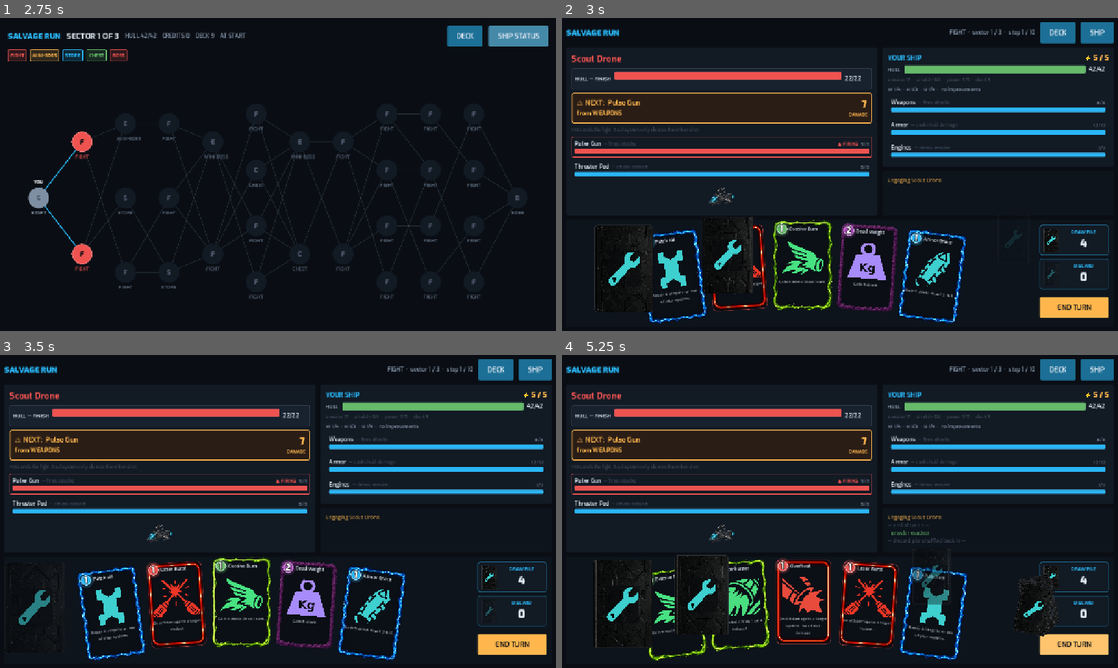
Above: before the commit, frames 1-4 (two rows, left to right).
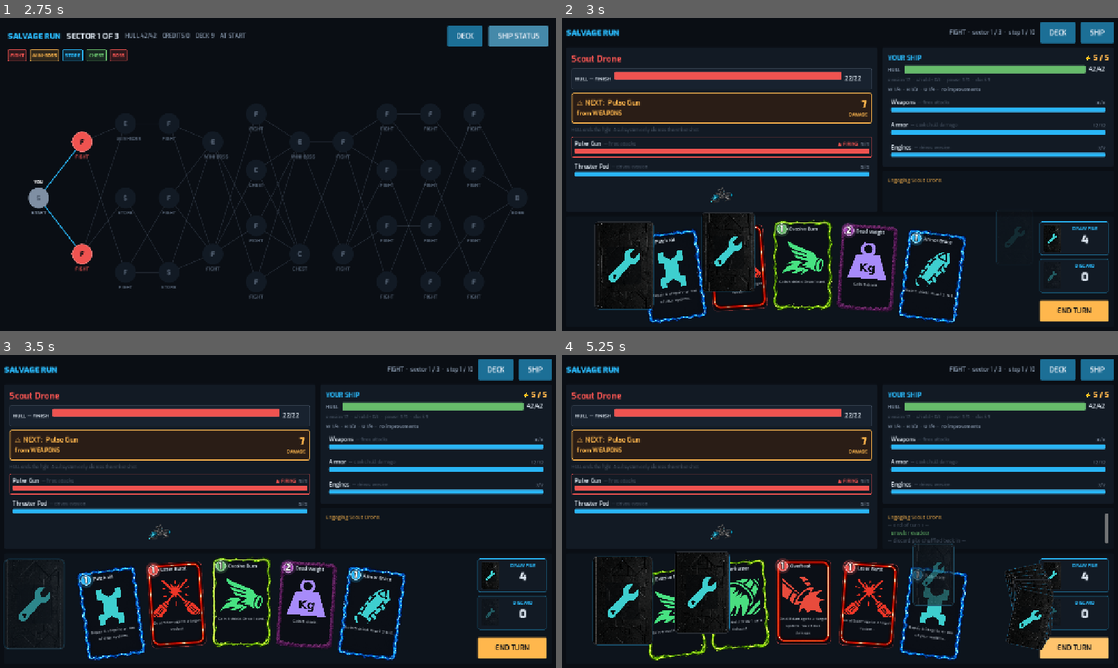
Above: after the commit, the same moments.

Repository: thegliffy/salvage-run
Game: Godot game, scene res://scenes/title.tscn
Two runs of this game, one before a commit and one after it. Both use one fixed random seed, a clock stepped at 60 frames per second and the inputs below.
Inputs:
- Up to frame 1 (2.75 s): click "STEAL" at 0.5 s; click "DECK" at 1.25 s; click "SHIP STATUS" at 2 s
- Up to frame 2 (3 s): click "F" at 2.75 s
- Up to frame 3 (3.5 s): no input
- Up to frame 4 (5.25 s): click "DECK" at 3.5 s; click "SHIP" at 4.25 s; click "END TURN" at 5 s

Frame 1 is identical in both runs. In frame 2, 1.9% of the frame differs, in the area x 5-99%, y 54-98%; in frame 3, 1.3%; in frame 4, 2.7%, in the area x 5-99%, y 50-98%.

Commit message:
Make play ghosts show the card and spread the shuffle ribbon
Play ghosts now keep an opaque face plus name/icon under the kind frame
instead of a hollow neon outline. Shuffle starts more spaced and fans
farther left. Interim card back fill is lighter so 70px ghosts read as
cards. Shot pass captures one play at a time.

Co-authored-by: thegliffy <thegliffy@users.noreply.github.com>

Diff:
--- a/src/core/shot_runner.gd
+++ b/src/core/shot_runner.gd
@@ -16,6 +16,8 @@
 		DisplayServer.window_set_mode(DisplayServer.WINDOW_MODE_WINDOWED)
 		DisplayServer.window_set_size(win_size)
 	await host.get_tree().process_frame
+
+	var fx_only := OS.get_cmdline_user_args().has("--fx-only")
 
 	await _settle(host, 25)
 	await _capture(host, out_dir + "/01-title.png")
@@ -98,16 +100,29 @@
 				# Presentation-only: do not wait on a real empty-pile reshuffle.
 				CardFx.shuffle(screen._fx_layer, screen._discard_pile_pos(),
 					screen._draw_pile_pos())
-				await host.get_tree().create_timer(0.28).timeout
+				for i in 6:
+					await host.get_tree().create_timer(0.09).timeout
+					await _capture(host, "%s/FX-shuffle-%02d.png" % [out_dir, i])
+				await host.get_tree().create_timer(0.55).timeout
 				await _capture(host, "%s/FX-shuffle.png" % out_dir)
 				seen["shuffle_fx"] = true
-			screen._debug_autoplay_turn()
 			if not _fx_done:
+				# One card, so the play ghost is not buried under autoplay spam.
+				_debug_play_one_hull(screen)
+				await host.get_tree().create_timer(0.16).timeout
+				await _capture(host, "%s/FX-midplay.png" % out_dir)
+				for i in 5:
+					await host.get_tree().create_timer(0.10).timeout
+					await _capture(host, "%s/FX-play-%02d.png" % [out_dir, i])
 				await host.get_tree().create_timer(0.20).timeout
-				await _capture(host, "%s/FX-midplay.png" % out_dir)
-				await host.get_tree().create_timer(0.45).timeout
+				screen._debug_autoplay_turn()
+				await host.get_tree().create_timer(0.28).timeout
 				await _capture(host, "%s/FX-drawing.png" % out_dir)
 				_fx_done = true
+				if fx_only:
+					print("[shots] fx-only written to ", out_dir)
+					host.get_tree().quit()
+					return
 			await _settle(host, 6)
 		elif name == "reward_screen.gd":
 			if not seen.has("reward"):
@@ -153,6 +168,20 @@
 	print("[shots] written to ", out_dir)
 	host.get_tree().quit()
 
+static func _debug_play_one_hull(screen: Node) -> void:
+	if screen == null or screen.combat == null:
+		return
+	if screen.combat.phase != CombatController.Phase.PLAYER:
+		return
+	for card in screen.combat.deck.hand.duplicate():
+		if screen.combat.card_play_cost(card) > screen.combat.player.energy:
+			continue
+		if card.def.needs_target() and not card.def.can_target_hull():
+			continue
+		var t: StringName = &"hull" if card.def.needs_target() else &""
+		screen._play(card, t)
+		return
+
 static func _settle(host: Node, frames: int) -> void:
 	for i in frames:
 		await host.get_tree().process_frame
--- a/src/ui/card_fx.gd
+++ b/src/ui/card_fx.gd
@@ -20,12 +20,12 @@
 const DRAW_STAGGER := 0.08
 const SHUFFLE_TIME := 0.52
 const SHUFFLE_STAGGER := 0.055
-const SHUFFLE_CARDS := 8      # a suggestion of a deck, not one ghost per card
-const SHUFFLE_ARC := 128.0
+const SHUFFLE_CARDS := 7      # a suggestion of a deck, not one ghost per card
+const SHUFFLE_ARC := 168.0
 
 ## Resting size of a pile / shuffle / draw ghost. Same aspect as CardView
 ## (140×208) so backs never stretch. The old 30×42 chips read as blank pips.
-const CARD_BACK := Vector2(70, 104)
+const CARD_BACK := Vector2(70, 104) * 1.15
 
 ## Canonical drop path for AD art. Interim placeholder ships here until then.
 ## TODO(art): replace assets/ui/card_back.png in place (1152×1712, card ratio).
@@ -145,16 +145,16 @@
 		layer.add_child(back)
 		# Peel off the discard in a thin stack so they do not spawn on one pixel.
 		var fan := 0.0 if n <= 1 else (float(i) / float(n - 1) - 0.5) * 2.0
-		var start_at := discard_pos + Vector2(fan * 4.0, -float(i) * 1.6)
+		var start_at := discard_pos + Vector2(fan * 14.0, fan * 10.0 - float(i) * 2.0)
 		_center_on(back, start_at, CARD_BACK)
-		back.rotation = fan * 0.10
+		back.rotation = fan * 0.14
 		back.z_index = i
 
 		# Leftward ribbon into the board (piles sit on the right), then settle.
 		# Deterministic spacing -- random mid-rotations read as a glitch.
-		var apex := discard_pos.lerp(draw_pos, 0.46)
-		apex.x -= SHUFFLE_ARC
-		apex.y += fan * 30.0
+		var apex := discard_pos.lerp(draw_pos, 0.42)
+		apex.x -= SHUFFLE_ARC + abs(fan) * 24.0
+		apex.y += fan * 72.0
 		var from := back.global_position
 		var to := draw_pos - CARD_BACK * 0.5
 		var mid := apex - CARD_BACK * 0.5
@@ -199,36 +199,46 @@
 
 # --- Ghost construction ------------------------------------------------------
 
-## Aspect-correct card back. TextureRect when AD (or the interim PNG) is
-## present; a tinted framed panel otherwise so FX never regresses to a chip.
+## Aspect-correct card back. A raised plate sits under the art so a dark PNG
+## still reads as a card on the combat UI. TextureRect when AD (or the interim
+## PNG) is present; plate-only otherwise.
 static func _card_back() -> Control:
+	var wrap := Control.new()
+	wrap.custom_minimum_size = CARD_BACK
+	wrap.size = CARD_BACK
+	wrap.mouse_filter = Control.MOUSE_FILTER_IGNORE
+	wrap.add_child(_plate(CARD_BACK, UITheme.ACCENT_DIM))
 	var tex := UITheme.card_back_texture()
 	if tex != null:
 		var r := TextureRect.new()
 		r.texture = tex
 		r.expand_mode = TextureRect.EXPAND_IGNORE_SIZE
 		r.stretch_mode = TextureRect.STRETCH_KEEP_ASPECT_CENTERED
-		r.custom_minimum_size = CARD_BACK
-		r.size = CARD_BACK
+		r.set_anchors_preset(Control.PRESET_FULL_RECT)
+		r.offset_left = 0
+		r.offset_top = 0
+		r.offset_right = 0
+		r.offset_bottom = 0
 		r.mouse_filter = Control.MOUSE_FILTER_IGNORE
-		return r
-	return _framed_back()
-
-
-## Interim / missing-art fallback: raised navy panel with an accent rail.
-static func _framed_back() -> Control:
-	var p := PanelContainer.new()
-	p.custom_minimum_size = CARD_BACK
-	p.size = CARD_BACK
-	p.mouse_filter = Control.MOUSE_FILTER_IGNORE
-	p.add_theme_stylebox_override("panel",
-		UITheme.panel(Color("0b0f16"), UITheme.ACCENT, 2, 6, 3))
-	var inner := PanelContainer.new()
-	inner.mouse_filter = Control.MOUSE_FILTER_IGNORE
-	inner.add_theme_stylebox_override("panel",
-		UITheme.panel(UITheme.PANEL_RAISED, UITheme.ACCENT_DIM, 1, 4, 0))
-	p.add_child(inner)
-	return p
+		wrap.add_child(r)
+	return wrap
+
+
+static func _plate(size: Vector2, border: Color,
+		fill: Color = Color("1a2836")) -> Panel:
+	var plate := Panel.new()
+	plate.mouse_filter = Control.MOUSE_FILTER_IGNORE
+	plate.set_anchors_preset(Control.PRESET_FULL_RECT)
+	plate.offset_left = 0
+	plate.offset_top = 0
+	plate.offset_right = 0
+	plate.offset_bottom = 0
+	plate.custom_minimum_size = size
+	plate.add_theme_stylebox_override("panel",
+		UITheme.panel(fill, border, 1, 6, 0))
+	return plate
+
+
 
 
 static func _center_on(node: Control, center: Vector2, size: Vector2) -> void:
@@ -247,8 +257,37 @@
 static func _card_ghost(card: CardInstance, size: Vector2) -> Control:
 	var colour: Color = UITheme.KIND_COLOUR.get(card.def.kind, UITheme.ACCENT)
 
-	# Use the real card frame so the ghost reads as the same object leaving
-	# the hand, not a generic placeholder.
+	# Opaque face + frame, same stack as CardView. The frames are outline-only;
+	# a TextureRect of just the PNG is a hollow neon chip in flight.
+	var wrap := Control.new()
+	wrap.custom_minimum_size = size
+	wrap.size = size
+	wrap.mouse_filter = Control.MOUSE_FILTER_IGNORE
+	wrap.add_child(_plate(size, colour, colour.darkened(0.72)))
+
+	var col := VBoxContainer.new()
+	col.add_theme_constant_override("separation", 6)
+	col.set_anchors_preset(Control.PRESET_FULL_RECT)
+	col.offset_left = size.x * 0.12
+	col.offset_top = size.y * 0.20
+	col.offset_right = -size.x * 0.12
+	col.offset_bottom = -size.y * 0.16
+	col.mouse_filter = Control.MOUSE_FILTER_IGNORE
+	wrap.add_child(col)
+	var title := UITheme.label(card.display_name(), 13, UITheme.TEXT, "SemiBold")
+	title.autowrap_mode = TextServer.AUTOWRAP_WORD_SMART
+	title.horizontal_alignment = HORIZONTAL_ALIGNMENT_CENTER
+	col.add_child(title)
+	var art := UITheme.art("res://assets/icons/" + card.def.icon) if card.def.icon != "" else null
+	if art != null:
+		var tex := TextureRect.new()
+		tex.texture = art
+		tex.expand_mode = TextureRect.EXPAND_IGNORE_SIZE
+		tex.stretch_mode = TextureRect.STRETCH_KEEP_ASPECT_CENTERED
+		tex.size_flags_vertical = Control.SIZE_EXPAND_FILL
+		tex.mouse_filter = Control.MOUSE_FILTER_IGNORE
+		col.add_child(tex)
+
 	var frame_path: String = String(CardView.FRAMES.get(card.def.kind, ""))
 	var frame_art := UITheme.art(frame_path) if frame_path != "" else null
 	if frame_art != null:
@@ -257,37 +296,11 @@
 		lit.expand_mode = TextureRect.EXPAND_IGNORE_SIZE
 		# Size is CardView.CARD_SIZE, which matches the frame ratio.
 		lit.stretch_mode = TextureRect.STRETCH_KEEP_ASPECT_CENTERED
-		lit.custom_minimum_size = size
-		lit.size = size
+		lit.set_anchors_preset(Control.PRESET_FULL_RECT)
+		lit.offset_left = 0
+		lit.offset_top = 0
+		lit.offset_right = 0
+		lit.offset_bottom = 0
 		lit.mouse_filter = Control.MOUSE_FILTER_IGNORE
-		return lit
-
-	var p := PanelContainer.new()
-	p.custom_minimum_size = size
-	p.size = size
-	p.mouse_filter = Control.MOUSE_FILTER_IGNORE
-	p.add_theme_stylebox_override("panel",
-		UITheme.panel(UITheme.PANEL_RAISED, colour, 2, 4, 8))
-
-	var col := VBoxContainer.new()
-	col.add_theme_constant_override("separation", 4)
-	p.add_child(col)
-	var title := UITheme.label(card.display_name(), 14, UITheme.TEXT, "SemiBold")
-	title.autowrap_mode = TextServer.AUTOWRAP_WORD_SMART
-	col.add_child(title)
-
-	var art := UITheme.art("res://assets/icons/" + card.def.icon) if card.def.icon != "" else null
-	if art != null:
-		var tex := TextureRect.new()
-		tex.texture = art
-		tex.expand_mode = TextureRect.EXPAND_IGNORE_SIZE
-		tex.stretch_mode = TextureRect.STRETCH_KEEP_ASPECT_COVERED
-		tex.size_flags_vertical = Control.SIZE_EXPAND_FILL
-		col.add_child(tex)
-	else:
-		var block := PanelContainer.new()
-		block.size_flags_vertical = Control.SIZE_EXPAND_FILL
-		block.add_theme_stylebox_override("panel",
-			UITheme.panel(colour.darkened(0.55), colour, 1, 3, 0))
-		col.add_child(block)
-	return p
+		wrap.add_child(lit)
+	return wrap
--- a/src/ui/combat_screen.gd
+++ b/src/ui/combat_screen.gd
@@ -410,7 +410,7 @@
 	var thumb := TextureRect.new()
 	thumb.expand_mode = TextureRect.EXPAND_IGNORE_SIZE
 	thumb.stretch_mode = TextureRect.STRETCH_KEEP_ASPECT_CENTERED
-	thumb.custom_minimum_size = Vector2(36, 54)
+	thumb.custom_minimum_size = Vector2(42, 62)
 	thumb.mouse_filter = Control.MOUSE_FILTER_IGNORE
 	var back := UITheme.card_back_texture()
 	if back != null:
--- a/tests/headless.gd
+++ b/tests/headless.gd
@@ -1369,13 +1369,13 @@
 	var back := CardFx._card_back()
 	_eq("back size", back.size, CardFx.CARD_BACK)
 	_eq("back ignores mouse", back.mouse_filter, Control.MOUSE_FILTER_IGNORE)
-	if back is TextureRect:
-		var tr := back as TextureRect
-		_eq("back keep-aspect", tr.stretch_mode,
+	var art_rect := _find_texture_rect(back)
+	if art_rect != null:
+		_eq("back keep-aspect", art_rect.stretch_mode,
 			TextureRect.STRETCH_KEEP_ASPECT_CENTERED)
-		_check("back has artwork", tr.texture != null)
+		_check("back has artwork", art_rect.texture != null)
 	else:
-		_check("missing PNG still builds a framed back", back is PanelContainer)
+		_check("missing PNG still builds a framed back", back.get_child_count() >= 1)
 	back.free()
 
 	var tex := UITheme.card_back_texture()
@@ -1388,6 +1388,15 @@
 func _fx_safe(fn: Callable) -> bool:
 	fn.call()
 	return true
+
+func _find_texture_rect(n: Node) -> TextureRect:
+	if n is TextureRect:
+		return n
+	for ch in n.get_children():
+		var found := _find_texture_rect(ch)
+		if found != null:
+			return found
+	return null
 
 func _test_improvement_triggers() -> void:
 	print("improvement triggers")
Not shown, changed: README.md
Not shown, changed: scripts/make_card_back.py
